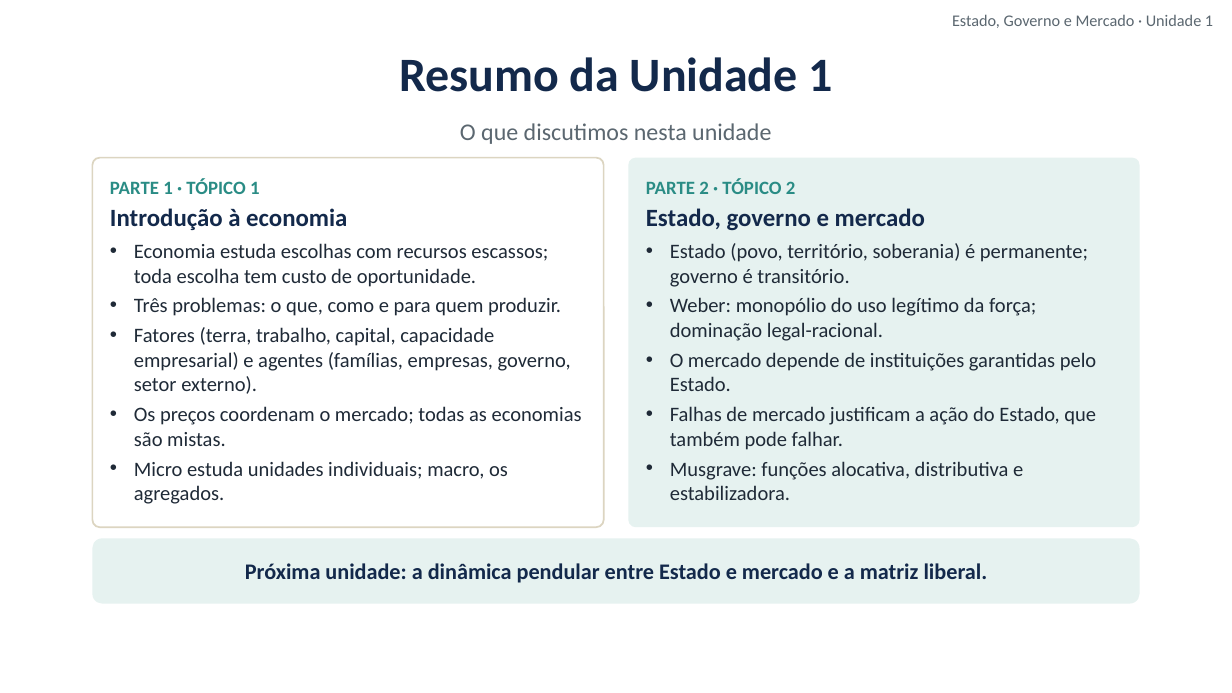
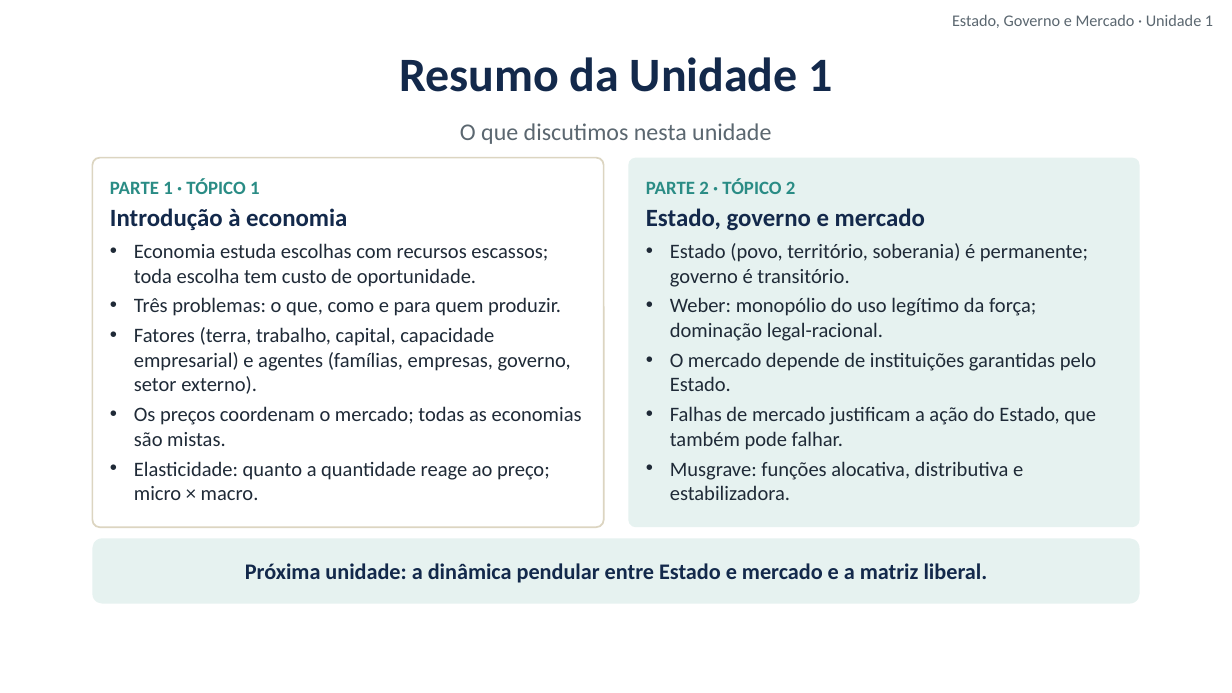
Before and after one commit to cleitonfranco74/gestao_publica, a slide deck: slide 44 of disciplina-01-estado-governo-mercado/materiais/01_Unidade_1_Introducao_a_Economia_Estado_Governo_Mercado.pptx (slide 39 before the commit). Drawn at 1232x693 pixels with LibreOffice and Linux fonts; fonts in the diff are those of the drawing; background and template pictures are left out. Boxes give left, top, right and bottom in pixels: in the first picture for what was removed or moved away, otherwise in the second. Text is boxed around its words. In the diff, an @@ line names an element or a change of style, - is before the commit and + after.

```diff
--- a/disciplina-01-estado-governo-mercado/materiais/01_Unidade_1_Introducao_a_Economia_Estado_Governo_Mercado.pptx
+++ b/disciplina-01-estado-governo-mercado/materiais/01_Unidade_1_Introducao_a_Economia_Estado_Governo_Mercado.pptx
@@ text in rounded rectangle at (x1=134, y1=461, x2=550, y2=500): text changed @@
-• Micro estuda unidades individuais; macro, os agregados.
+• Elasticidade: quanto a quantidade reage ao preço; micro × macro.
```
Also in this commit, not shown: 1 other slide changed, 5 slides added, 8 other files.
